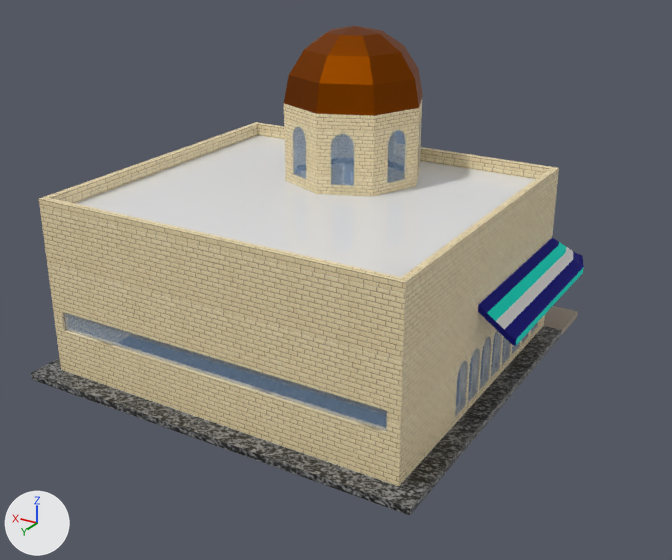
The glTF model Gangsta Wizards/Main/BUILDINGS/Assembly/A-2/The Shark House.glb as it was, and as the next commit left it.
The view is the same before and after, from a 50 mm lens placed at (-20.7, 41.0, 20.0), pointed at (-1.6, 9.2, 4.1). Lighting does not change. The marker at lower left points along +X, +Y and +Z. The older version comes first. Where no turn or scale is listed for an object, it has been applied to the vertices. Vertices at exactly the same position are counted once.

The first picture shows 'Canopy', 'Cylinder', 'Ext Walls', 'Floor & Ground', 'Roof', 'Sphere', 'Window - Kitchen', 'Windows - Low'.
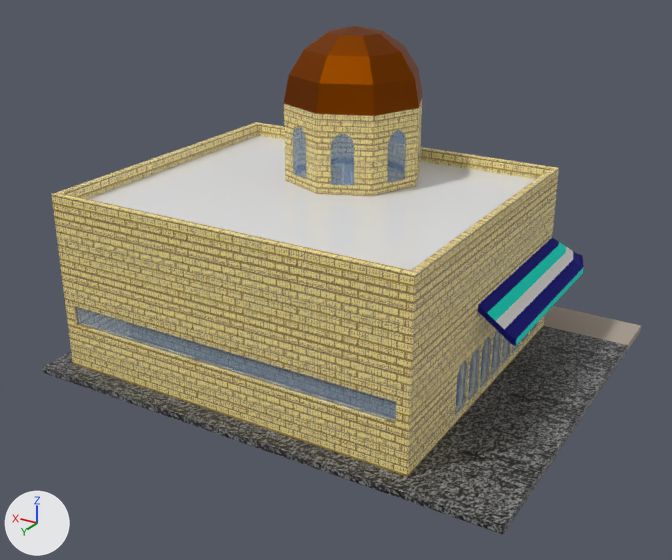
What changed in the scene script:
```text
Add img_yellow_brick:
    img_yellow_brick = load_image('Yellow Brick', '_unpacked/Yellow_Brick', 364, 297, 'sRGB')
Change mat_ext_walls:
    mat_ext_walls.texture: img_brick_sandstone -> img_yellow_brick
Change me_cube_002:
    used by ob_ext_walls; location = (0.0, 0.0, 0.0)
    remove me_cube_002.from_pydata(...)  # 1342 vertices, 2834 faces; spans x -8.4..8.4, y -0.8..16.2, z 0.2..8.1
    add me_cube_002.from_pydata(...)  # 1342 vertices, 2834 faces; spans x -8.4..8.4, y -0.8..15.5, z 0.2..8.1
    me_cube_002 part 1: all 32 vertices in x -8.4..8.4, y 15.8..16.2, z 0.2..8.1 are moved by (0.0, -0.7, 0.0)
Change me_cube:
    used by ob_floor___ground; location = (0.0, 0.0, 0.0)
    remove me_cube.from_pydata(...)  # 59 vertices, 122 faces; spans x -9.3..9.3, y -1.5..17.1, z -0.2..0.2
    add me_cube.from_pydata(...)  # 68 vertices, 140 faces; spans x -12.4..9.3, y -1.5..16.4, z -0.2..0.2
    me_cube part 2: 21 vertices moved from x -9.3..9.3, y 16.2..17.1, z -0.2..0.2 to x -9.3..9.3, y 15.5..16.4, z -0.2..0.2; 3 vertices removed from x -9.3, y 16.2..17.1, z -0.2..0.2; 12 vertices added at x -12.4..-9.3, y -1.5..16.4, z -0.2..0.2
Change me_cube_010:
    used by ob_roof; location = (0.0, 0.0, -0.61)
    before: 2 (-8.1, 15.8, 8.1), 3 (8.1, 15.8, 8.1), 6 (-8.1, 15.8, 7.8), 7 (8.1, 15.8, 7.8)
    remove me_cube_010.from_pydata(...)  # 27 vertices, 54 faces; spans x -8.1..8.1, y 1.2..15.8, z 7.8..8.1
    add me_cube_010.from_pydata(...)  # 27 vertices, 54 faces; spans x -8.1..8.1, y 1.2..15.1, z 7.8..8.1
    me_cube_010 part 3
    add for i in [2, 3, 6, 7]: me_cube_010.vertices[i].co += Vector((0.0, -0.7, 0.0))
Change me_cube_009:
    used by ob_window___kitchen; location = (0.03, 16.0, 2.65)
    remove me_cube_009.from_pydata(...)  # 8 vertices, 12 faces; spans x -7.9..7.9, y -0.1..0.1, z -0.5..0.5
    add me_cube_009.from_pydata(...)  # 8 vertices, 12 faces; spans x -7.9..7.9, y -0.8..-0.7, z -0.5..0.5
    me_cube_009 part 4: the whole mesh is moved by (0.0, -0.7, 0.0)
```

Location of each change, [x1, y1, x2, y2] in pixels of the pictures (672 x 560 px; the box of a moved part takes in the faces that stretch with it):
'Ext Walls', surface changed, reshaped
    before: [39, 122, 559, 486]
    after: [52, 122, 559, 477]
'Floor & Ground', reshaped (9% wider, 9% taller)
    before: [31, 306, 578, 515]
    after: [43, 306, 641, 534]
'Window - Kitchen', moved
    before: [64, 313, 387, 431]
    after: [76, 307, 396, 422]
'Cylinder', surface changed
    both: [284, 102, 422, 196]
part 1 of me_cube_002, moved or reshaped
    before: [39, 174, 457, 486]
    after: [52, 174, 457, 477]
part 2 of me_cube, moved or reshaped
    before: [31, 326, 562, 515]
    after: [43, 312, 641, 534]
part 3 of me_cube_010, moved or reshaped
    before: [74, 135, 532, 277]
    after: [88, 135, 532, 270]
